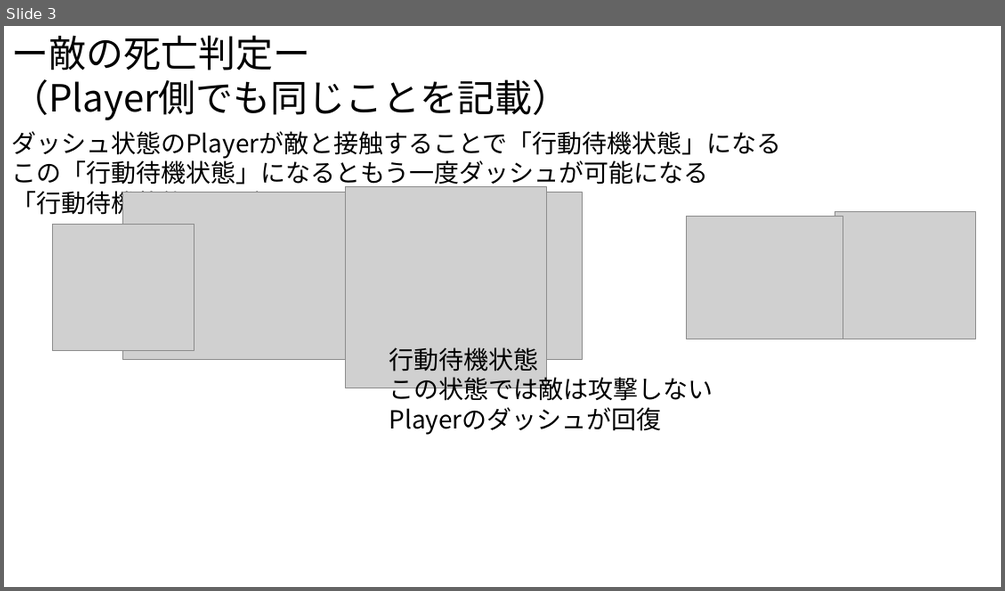
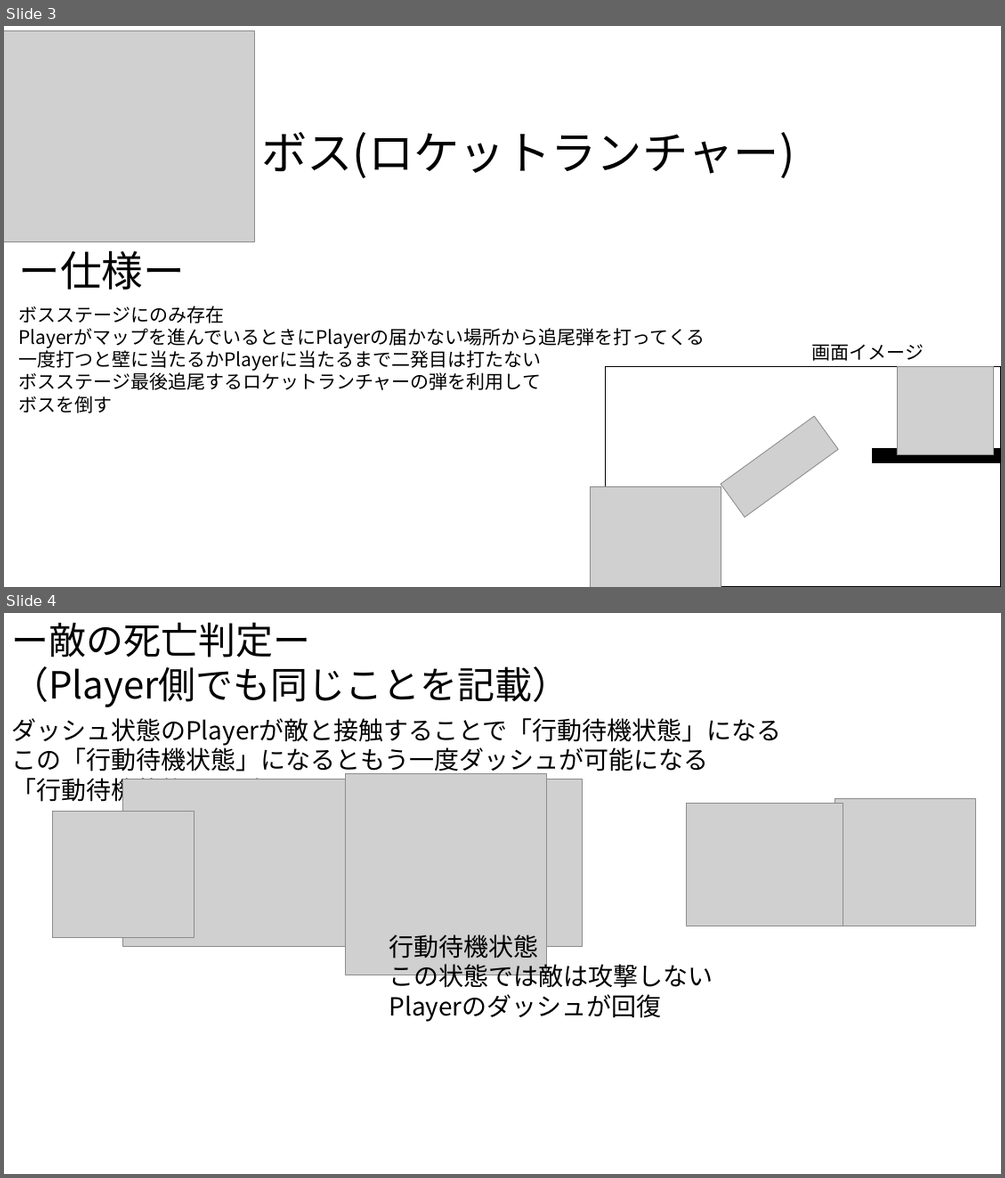
Before and after one commit to Shingo-Takenaka/Employment-work, a slide deck: 仕様書/Enemy.pptx. Shown one above the other, each under a label of ours: slide 3 before the commit, slides 3 and 4 after it. The pictures are 1005x591 and 1005x1178 pixels, drawn with LibreOffice and Linux fonts; fonts in the diff are those of the drawing; grey boxes stand for pictures. Boxes give left, top, right and bottom in pixels: in the first picture for what was removed or moved away, otherwise in the second. Text is boxed around its words. In the diff, an @@ line names an element or a change of style, - is before the commit and + after.

Commit message:
ロケランボスとプレイヤーの壁ジャンプ追加
企画書修正

```diff
--- a/仕様書/Enemy.pptx
+++ b/仕様書/Enemy.pptx
@@ slide 3 added at bbox=[4, 26, 1001, 587], background #FFFFFF @@
@@ picture added at bbox=[4, 30, 254, 241] @@
@@ text added at bbox=[261, 132, 794, 178], 44 pt, text #000000 @@
+ボス(ロケットランチャー)
@@ text added at bbox=[18, 250, 185, 289], 40 pt, text #000000 @@
+ー仕様ー
@@ text added at bbox=[18, 305, 704, 413], 18 pt, text #000000 @@
+ボスステージにのみ存在
+Playerがマップを進んでいるときにPlayerの届かない場所から追尾弾を打ってくる
+一度打つと壁に当たるかPlayerに当たるまで二発目は打たない
+ボスステージ最後追尾するロケットランチャーの弾を利用して
+ボスを倒す
@@ text added at bbox=[812, 344, 924, 361], 18 pt, text #000000 @@
+画面イメージ
@@ rectangle added at bbox=[606, 367, 1001, 587], outline #000000 1 pt @@
@@ picture added at bbox=[897, 367, 994, 455] @@
@@ picture added at bbox=[720, 416, 839, 517] @@
@@ rectangle added at bbox=[873, 449, 1001, 462], fill #000000, outline #000000 1 pt @@
@@ picture added at bbox=[591, 486, 720, 587] @@
@@ what was slide 3 is now slide 4 @@
```
Also in this commit, not shown: 2 slides changed, 20 other files.
